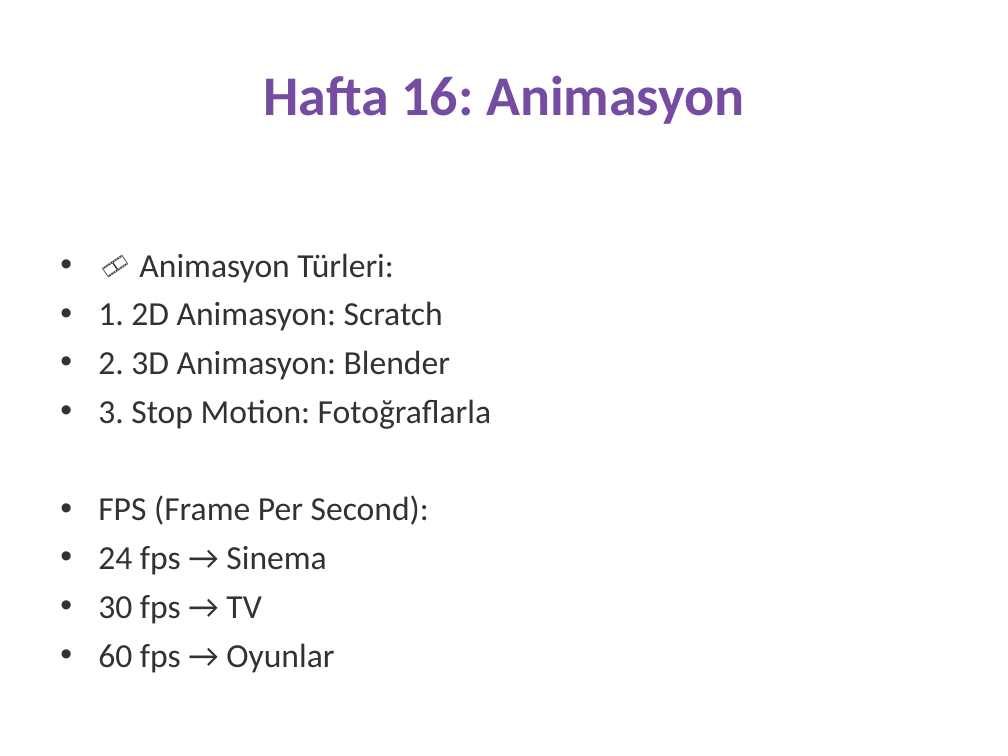
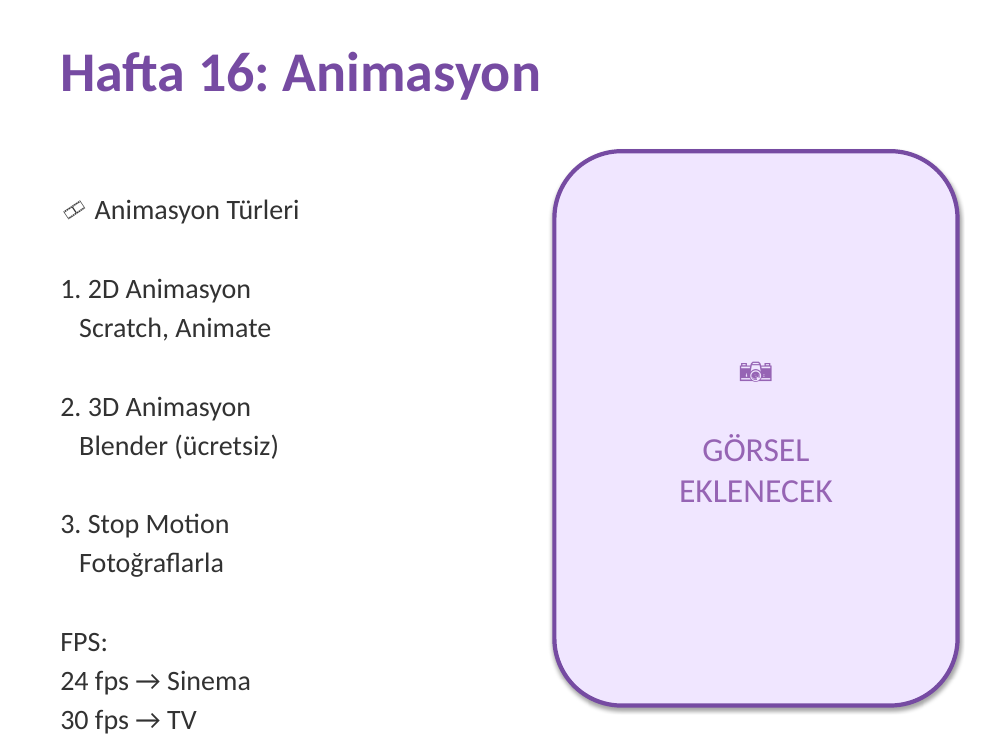
Before and after one commit to fikirkasi-arch/BST, a slide deck: slide 22 of sunumlar/6-SINIF-FULL-SUNUM.pptx (slide 23 before the commit). Drawn at 1008x756 pixels with LibreOffice and Linux fonts; fonts in the diff are those of the drawing. Boxes give left, top, right and bottom in pixels: in the first picture for what was removed or moved away, otherwise in the second. Text is boxed around its words. In the diff, an @@ line names an element or a change of style, - is before the commit and + after.

```diff
--- a/sunumlar/6-SINIF-FULL-SUNUM.pptx
+++ b/sunumlar/6-SINIF-FULL-SUNUM.pptx
@@ text "Hafta 16: Animasyon" at (x1=60, y1=51, x2=541, y2=100): alignment centre to left; vertical alignment middle to top @@
@@ text "🎞️ Animasyon Türleri" moved from (x1=98, y1=253, x2=491, y2=673) to (x1=60, y1=199, x2=300, y2=734) @@
@@ rounded rectangle added at (x1=554, y1=151, x2=958, y2=706), fill #F0E6FF, outline #764BA2 3 pt, 24 pt, text #9664B4 @@
+📷
+GÖRSEL
+EKLENECEK
@@ text at (x1=60, y1=199, x2=300, y2=651): text changed; size 24 to 20 pt @@
-• 🎞️ Animasyon Türleri:
-• 1. 2D Animasyon: Scratch
-• 2. 3D Animasyon: Blender
-• 3. Stop Motion: Fotoğraflarla
-• FPS (Frame Per Second):
+🎞️ Animasyon Türleri
+1. 2D Animasyon
+Scratch, Animate
+2. 3D Animasyon
+Blender (ücretsiz)
+3. Stop Motion
+Fotoğraflarla
+FPS:
@@ text at (x1=98, y1=643, x2=334, y2=673): paragraph removed @@
-• 60 fps → Oyunlar
@@ text at (x1=60, y1=670, x2=251, y2=734): size 24 to 20 pt in "24 fps → Sinema", "30 fps → TV"; bullet • to none; less space between paragraphs @@
```
Also in this commit, not shown: 22 other slides changed, 6 slides added, 10 slides removed, 3 other files.
